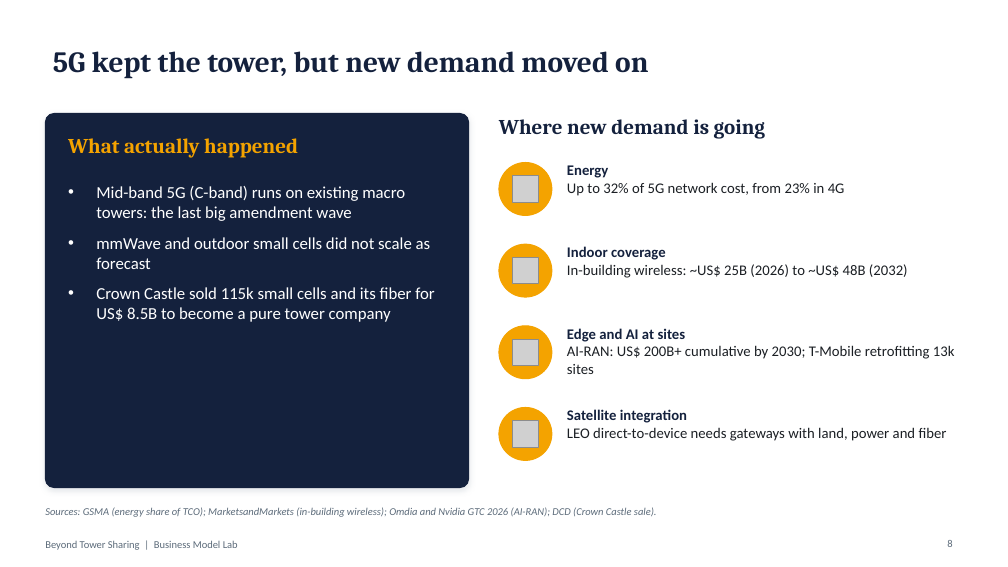
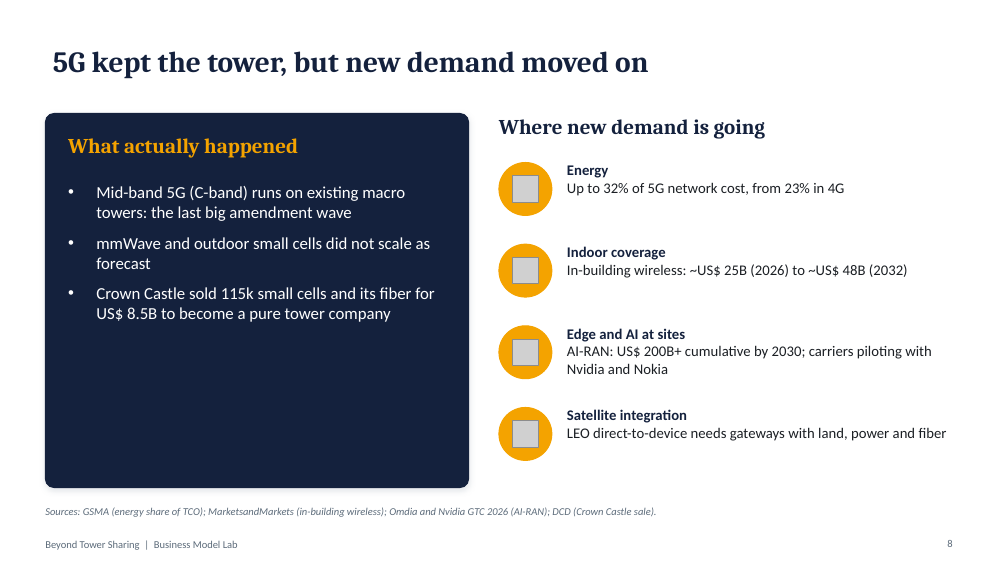
Before and after one commit to caiomperet/Claude-Skills, a slide deck: slide 8 of business-model-lab/saidas/Beyond-Tower-Sharing.pptx. Drawn at 1008x567 pixels with LibreOffice and Linux fonts; fonts in the diff are those of the drawing; grey boxes stand for pictures. Boxes give left, top, right and bottom in pixels: in the first picture for what was removed or moved away, otherwise in the second. Text is boxed around its words. In the diff, an @@ line names an element or a change of style, - is before the commit and + after.

```diff
--- a/business-model-lab/saidas/Beyond-Tower-Sharing.pptx
+++ b/business-model-lab/saidas/Beyond-Tower-Sharing.pptx
@@ text at [567,345,932,374]: text changed @@
-AI-RAN: US$ 200B+ cumulative by 2030; T-Mobile retrofitting 13k sites
+AI-RAN: US$ 200B+ cumulative by 2030; carriers piloting with Nvidia and Nokia
```
Also in this commit, not shown: 4 other slides changed, 22 slides added, 1 slide removed, 8 other files.
